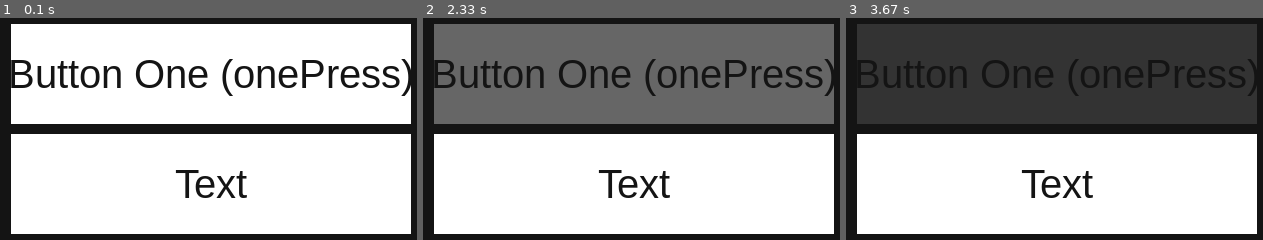
Above: before the commit, frames 1-3 (left to right).
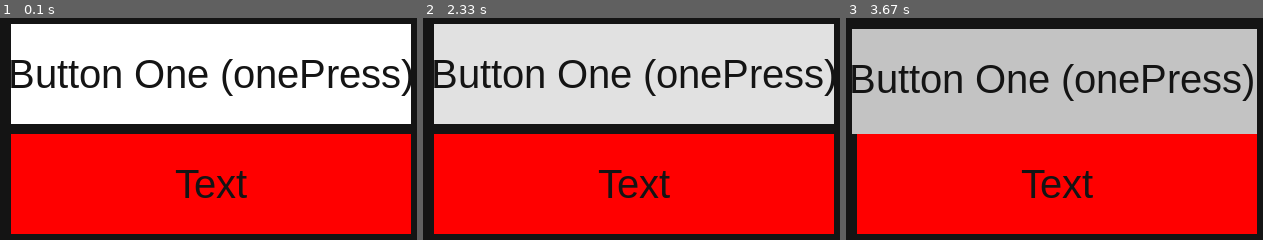
Above: after the commit, the same moments.

Repository: AndyCreator8/pygame_project_1
Game: pygame game, started from test.py
The game is run twice, just before and just after one commit, with the same random seed, the same clock (stepped at 60 frames per second) and the same inputs.
Inputs (mouse positions are in pixels of both pictures, inside the frame that each line leads up to):
- Up to frame 1 (0.1 s): no input
- Up to frame 2 (2.33 s): click (635, 73) at 0.38 s; click (outside the picture) at 0.72 s; click (598, 62) at 1.05 s; press the mouse at (635, 73) at 1.37 s; move the mouse to (652, 217) at 1.47 s; release the mouse at (outside the picture) at 1.6 s; click (635, 73) at 2.22 s
- Up to frame 3 (3.67 s): press the mouse at (1058, 73) at 2.53 s; move the mouse to (1083, 100) at 2.63 s; release the mouse at (1108, 129) at 2.77 s; press the mouse at (1058, 73) at 2.87 s; move the mouse to (991, 89) at 2.97 s; release the mouse at (925, 104) at 3.1 s; press the mouse at (1058, 73) at 3.2 s; move the mouse to (1125, 129) at 3.3 s; release the mouse at (1196, 186) at 3.43 s; press the mouse at (1058, 73) at 3.53 s; move the mouse to (1154, 91) at 3.63 s

The runs differ from the first frame. In frame 1, 43% of the frame differs, in the area x 2-99%, y 52-98%; in frame 2, 83%; in frame 3, 90%, in the area x 1-99%, y 2-98%.

Commit message:
Update test.py

Diff:
--- a/test.py
+++ b/test.py
@@ -15,32 +15,42 @@
 
 
 class Button():
-    def __init__(self, x, y, width, height, buttonText='Button', onclickFunction=None, onePress=False):
+    def __init__(self, x, y, width, height, color, buttonText='Button', onclickFunction=None, onePress=False):
         self.x = x
         self.y = y
-        self.width = width
-        self.height = height
+        self.dw = 5
+        self.dh = 5
+        self.bcolor = color
+        self.d = 30
+        self.k1, self.k2 = (max(self.bcolor) - self.d) / max(self.bcolor), (max(self.bcolor) - self.d * 2) / max(self.bcolor)
+        print(self.k1, self.k2)
+        self.bwidth = width
+        self.bheight = height
         self.onclickFunction = onclickFunction
         self.onePress = onePress
         self.alreadyPressed = False
 
         self.fillColors = {
-            'normal': '#ffffff',
-            'hover': '#666666',
-            'pressed': '#333333',
+            'normal': self.bcolor,
+            'hover': tuple([int(i * self.k1) for i in self.bcolor]),
+            'pressed': tuple([int(i * self.k2) for i in self.bcolor])
         }
-        self.buttonSurface = pygame.Surface((self.width, self.height))
-        self.buttonRect = pygame.Rect(self.x, self.y, self.width, self.height)
+        self.buttonSurface = pygame.Surface((self.bwidth, self.bheight))
+        self.buttonRect = pygame.Rect(self.x, self.y, self.bwidth, self.bheight)
 
         self.buttonSurf = font.render(buttonText, True, (20, 20, 20))
         menu.append(self)
 
     def update(self):
+        self.buttonSurface = pygame.Surface((self.bwidth, self.bheight))
+        self.buttonRect = pygame.Rect(self.x, self.y, self.bwidth, self.bheight)
         mousePos = pygame.mouse.get_pos()
         self.buttonSurface.fill(self.fillColors['normal'])
         if self.buttonRect.collidepoint(mousePos):
             self.buttonSurface.fill(self.fillColors['hover'])
             if pygame.mouse.get_pressed(num_buttons=3)[0]:
+                self.buttonSurface = pygame.Surface((self.bwidth + self.dw, self.bheight + self.dh))
+                self.buttonRect = pygame.Rect(self.x - self.dw, self.y + self.dh, self.bwidth, self.bheight)
                 self.buttonSurface.fill(self.fillColors['pressed'])
                 if self.onePress:
                     self.onclickFunction()
@@ -55,19 +65,18 @@
         ])
         screen.blit(self.buttonSurface, self.buttonRect)
 
+    def updatetext(self, newtext):
+        self.buttonSurf = font.render(newtext, True, (20, 20, 20))
+
 
 class Label():
-    def __init__(self, x, y, width, height, labelText='Text'):
+    def __init__(self, x, y, width, height, color, labelText='Text'):
         self.x = x
         self.y = y
         self.width = width
         self.height = height
 
-        self.fillColors = {
-            'normal': '#ffffff',
-            'hover': '#666666',
-            'pressed': '#333333',
-        }
+        self.color = color
         self.labelSurface = pygame.Surface((self.width, self.height))
         self.labelRect = pygame.Rect(self.x, self.y, self.width, self.height)
 
@@ -75,7 +84,7 @@
         menu.append(self)
 
     def update(self):
-        self.labelSurface.fill(self.fillColors['normal'])
+        self.labelSurface.fill(self.color)
         self.labelSurface.blit(self.labelSurf, [
             self.labelRect.width / 2 - self.labelSurf.get_rect().width / 2,
             self.labelRect.height / 2 - self.labelSurf.get_rect().height / 2
@@ -87,8 +96,8 @@
     print('Button Pressed')
 
 
-Button(30, 30, 400, 100, 'Button One (onePress)', myFunction)
-Label(30, 140, 400, 100, 'Text')
+Button(30, 30, 400, 100, (255, 255, 255), 'Button One (onePress)', myFunction)
+Label(30, 140, 400, 100, (255, 0, 0), 'Text')
 while True:
     screen.fill((20, 20, 20))
     for event in pygame.event.get():
